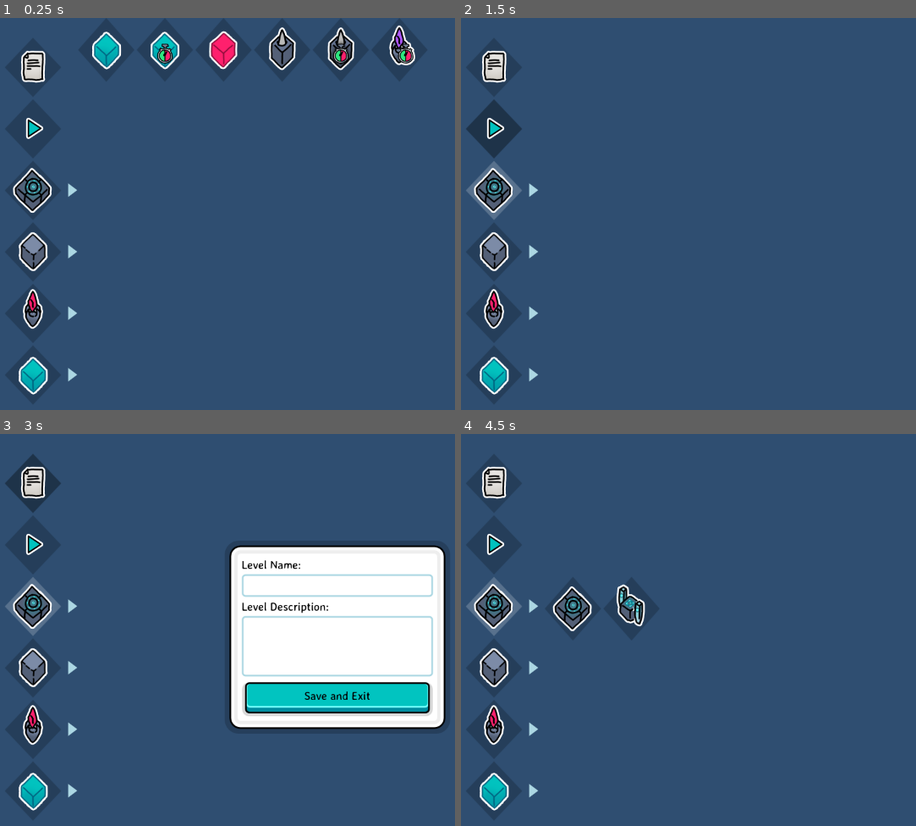
Above: before the commit, frames 1-4 (two rows, left to right).
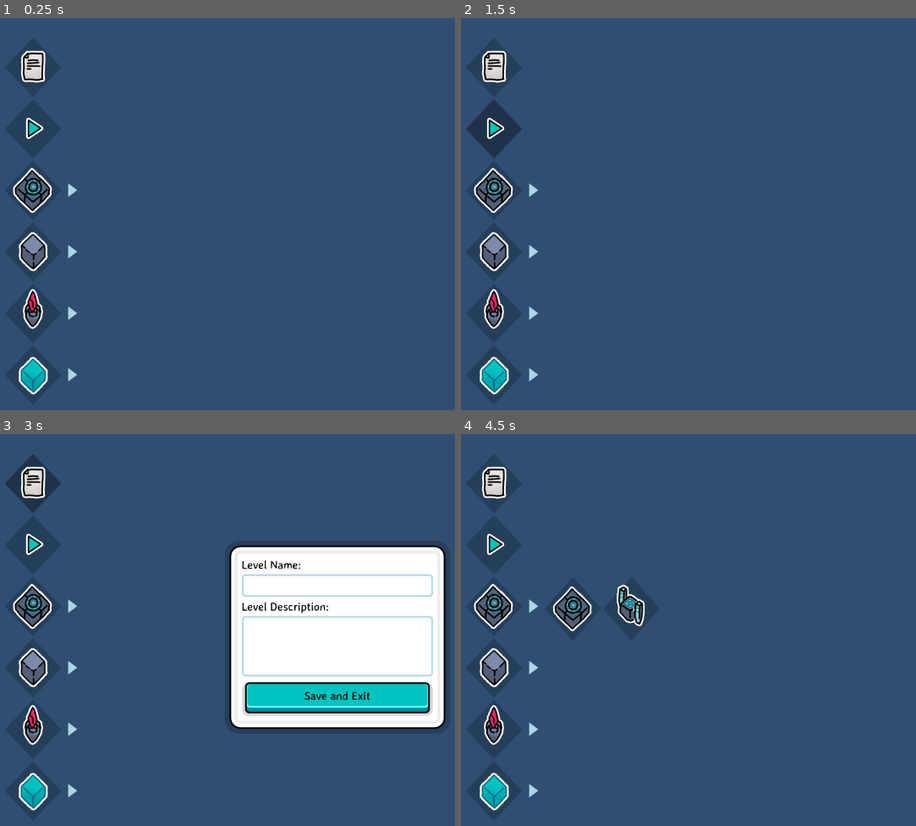
Above: after the commit, the same moments.

Repository: callieco-xyz/Skyward-Trials
Game: Godot game, scene res://objects/ui/screens/editor_screen/editor_screen.tscn
Same seed, same stepped clock (60 frames per second), same inputs: the game is played once before the commit and once after it. This scene is started directly instead of the project's main scene.
Inputs (mouse positions are in pixels of both pictures, inside the frame that each line leads up to):
- Up to frame 1 (0.25 s): no input
- Up to frame 2 (1.5 s): click (492, 190) at 0.52 s; click (492, 127) at 1.25 s
- Up to frame 3 (3 s): click (31, 543) at 2 s; click (31, 484) at 2.75 s
- Up to frame 4 (4.5 s): click (797, 586) at 3.52 s; type "Alex" at 3.6 s; click (797, 645) at 3.75 s; type "12" at 3.83 s; click (533, 606) at 4.27 s

The runs differ from the first frame. In frame 1, 2.6% of the frame differs, in the area x 20-92%, y 1-14%; in frame 2, 0.4%; in frame 3, 0.4%; in frame 4, 0.4%.

Commit message:
Connected editor view now working

Diff:
--- a/main/main.gd
+++ b/main/main.gd
@@ -3,7 +3,7 @@
 
 var main_menu := preload("res://views/main_menu_view/main_menu_view.tscn")
 var play_map := preload("res://views/play_view/play_view.tscn")
-var edit_map := preload("res://objects/tilemaps/edit_map/edit_map.tscn")
+var edit_map := preload("res://views/edit_view/edit_view.tscn")
 
 @onready var game_canvas: CanvasLayer = $Game as CanvasLayer
 
@@ -27,8 +27,8 @@
 
 
 func on_level_edit_pressed(level_info: LevelInfo) -> void:
-	var new_edit_map = edit_map.instantiate() as EditMap
-	new_edit_map.level_info = level_info
+	var new_edit_map = edit_map.instantiate()
+	new_edit_map.set_level_info(level_info)
 	change_level(new_edit_map)
 
 func change_level(new_level_scene: Node) -> void:
--- /dev/null
+++ b/objects/cameras/editor_camera.gd
@@ -0,0 +1,12 @@
+extends Camera2D
+
+
+# Called when the node enters the scene tree for the first time.
+func _ready() -> void:
+	pass # Replace with function body.
+
+
+# Called every frame. 'delta' is the elapsed time since the previous frame.
+func _process(delta: float) -> void:
+	var direction = Input.get_vector("camera_left", "camera_right", "camera_up", "camera_down")
+	position += direction * 1000 * delta
--- /dev/null
+++ b/objects/cameras/editor_camera.tscn
@@ -0,0 +1,6 @@
+[gd_scene load_steps=2 format=3 uid="uid://cqskdx88rntba"]
+
+[ext_resource type="Script" path="res://objects/cameras/editor_camera.gd" id="1_gnhdi"]
+
+[node name="EditorCamera" type="Camera2D"]
+script = ExtResource("1_gnhdi")
--- a/objects/tilemaps/assets/tile_map.tres
+++ b/objects/tilemaps/assets/tile_map.tres
@@ -78,6 +78,19 @@
 1:1/size_in_atlas = Vector2i(1, 2)
 1:1/0 = 0
 1:1/0/texture_origin = Vector2i(0, -50)
+5:2/size_in_atlas = Vector2i(3, 2)
+5:2/0 = 0
+5:2/0/texture_origin = Vector2i(0, -50)
+5:4/0 = 0
+5:4/0/texture_origin = Vector2i(0, -50)
+6:4/0 = 0
+6:4/0/texture_origin = Vector2i(0, -50)
+8:2/size_in_atlas = Vector2i(1, 2)
+8:2/0 = 0
+8:2/0/texture_origin = Vector2i(0, -50)
+9:2/size_in_atlas = Vector2i(1, 2)
+9:2/0 = 0
+9:2/0/texture_origin = Vector2i(0, -50)
 
 [sub_resource type="TileSetScenesCollectionSource" id="TileSetScenesCollectionSource_j1vrr"]
 scenes/1/scene = ExtResource("2_0cmkr")
--- a/objects/tilemaps/edit_map/edit_map.gd
+++ b/objects/tilemaps/edit_map/edit_map.gd
@@ -2,16 +2,17 @@
 
 
 var level_info: LevelInfo
-var tool_id: int
-var tool_coords: Array[Vector2i] = [
-	Vector2i(0,1), Vector2i(8,0), Vector2i(8,1), Vector2i(6,0), Vector2i(6,1), Vector2i(7,0),
-	Vector2i(3,1), Vector2i(3,3), Vector2i(1,1), Vector2i(1,3), Vector2i(2,1), Vector2i(2,3),
-]
+var tool_id: int = tool.GROUND
+var draw_mode := false
+var has_focus := true
 
 enum tool {
 	WALL_BLOCK, SPIKE_BLOCK, SPIKES_OFFSET, BLINK_BLOCK, BLINK_OFFSET, WEAK_BLOCK,
 	TUR_RED, TUR_RED_OFFSET, TUR_GREEN, TUR_GREEN_OFFSET, TUR_PURPLE, TUR_PURPLE_OFFSET,
 	START, END, GROUND, DELETE }
+
+@onready var editor_hint: TileMapLayer = $EditorHint
+@onready var levelmap: TileMapLayer = $LevelMap
 
 
 # Called when the node enters the scene tree for the first time.
@@ -21,5 +22,142 @@
 		level_info = LevelInfo.new()
 
 
-func tool_changed(_new_tool_id) -> void:
-	pass
+func _process(_delta: float) -> void:
+	draw_editor_hint()
+	if draw_mode and Input.is_action_pressed("edit_draw"):
+		draw_tilemap_cell()
+	if draw_mode and Input.is_action_pressed("edit_erase"):
+		erase_tilemap_cell()
+	set_draw_mode()
+
+
+func set_draw_mode() -> void:
+	draw_mode = false
+	var mouse_pos = get_viewport().get_mouse_position()
+	var window_size = get_viewport_rect()
+	if mouse_pos. x < 150:
+		return
+	if mouse_pos.x > window_size.size.x - 150:
+		return
+	if mouse_pos.y < 150:
+		return
+	if mouse_pos.y > window_size.size.y - 150:
+		return
+	var pops = get_tree().get_nodes_in_group("Popup")
+	has_focus = true
+	for popup in pops:
+		if popup.visible:
+			has_focus = false
+	if not has_focus:
+		return
+	draw_mode = true
+
+
+func draw_editor_hint() -> void:
+	editor_hint.clear()
+	if draw_mode:
+		var cell_pos = editor_hint.local_to_map(get_local_mouse_position())
+		draw_editor_cell(editor_hint, cell_pos)
+
+
+func is_cell_in_range(cell: Vector2i) -> bool:
+	if cell.x < 0:
+		return false
+	if cell.x > 63:
+		return false
+	if cell.y < 0:
+		return false
+	if cell.y > 63:
+		return false
+	return true
+
+
+func draw_editor_cell(tilemap: TileMapLayer ,cell_location: Vector2i) -> void:
+	if not is_cell_in_range(cell_location):
+		return
+	match tool_id:
+		tool.WALL_BLOCK:
+			tilemap.set_cell(cell_location, 0, Vector2i(0,1))
+		tool.SPIKE_BLOCK:
+			tilemap.set_cell(cell_location, 0, Vector2i(8,0))
+		tool.SPIKES_OFFSET:
+			tilemap.set_cell(cell_location, 0, Vector2i(8,1))
+		tool.BLINK_BLOCK:
+			tilemap.set_cell(cell_location, 0, Vector2i(6,0))
+		tool.BLINK_OFFSET:
+			tilemap.set_cell(cell_location, 0, Vector2i(6,1))
+		tool.WEAK_BLOCK:
+			tilemap.set_cell(cell_location, 0, Vector2i(7, 0))
+		tool.TUR_RED:
+			tilemap.set_cell(cell_location, 0, Vector2i(3, 1))
+		tool.TUR_RED_OFFSET:
+			tilemap.set_cell(cell_location, 0, Vector2i(3, 3))
+		tool.TUR_GREEN:
+			tilemap.set_cell(cell_location, 0, Vector2i(1, 1))
+		tool.TUR_GREEN_OFFSET:
+			tilemap.set_cell(cell_location, 0, Vector2i(1, 3))
+		tool.TUR_PURPLE:
+			tilemap.set_cell(cell_location, 0, Vector2i(2, 1))
+		tool.TUR_PURPLE_OFFSET:
+			tilemap.set_cell(cell_location, 0, Vector2i(2, 3))
+		tool.START:
+			tilemap.set_cell(cell_location, 0, Vector2i(5, 2))
+		tool.END:
+			tilemap.set_cell(cell_location, 0, Vector2i(6, 4))
+		tool.GROUND:
+			tilemap.set_cell(cell_location, 0, Vector2i(0,0))
+
+
+func draw_tilemap_cell() -> void:
+	var cell_pos = levelmap.local_to_map(get_local_mouse_position())
+	if not is_cell_in_range(cell_pos):
+		return
+	match tool_id:
+		tool.WALL_BLOCK:
+			levelmap.set_cell(cell_pos, 0, Vector2i(0,1))
+		tool.SPIKE_BLOCK:
+			levelmap.set_cell(cell_pos, 0, Vector2i(8,0))
+		tool.SPIKES_OFFSET:
+			levelmap.set_cell(cell_pos, 0, Vector2i(8,1))
+		tool.BLINK_BLOCK:
+			levelmap.set_cell(cell_pos, 0, Vector2i(6,0))
+		tool.BLINK_OFFSET:
+			levelmap.set_cell(cell_pos, 0, Vector2i(6,1))
+		tool.WEAK_BLOCK:
+			levelmap.set_cell(cell_pos, 0, Vector2i(7, 0))
+		tool.TUR_RED:
+			levelmap.set_cell(cell_pos, 0, Vector2i(3, 1))
+		tool.TUR_RED_OFFSET:
+			levelmap.set_cell(cell_pos, 0, Vector2i(3, 3))
+		tool.TUR_GREEN:
+			levelmap.set_cell(cell_pos, 0, Vector2i(1, 1))
+		tool.TUR_GREEN_OFFSET:
+			levelmap.set_cell(cell_pos, 0, Vector2i(1, 3))
+		tool.TUR_PURPLE:
+			levelmap.set_cell(cell_pos, 0, Vector2i(2, 1))
+		tool.TUR_PURPLE_OFFSET:
+			levelmap.set_cell(cell_pos, 0, Vector2i(2, 3))
+		tool.START:
+			levelmap.set_cell(cell_pos, 0, Vector2i(5, 2))
+		tool.END:
+			levelmap.set_cell(cell_pos, 0, Vector2i(6, 4))
+		tool.GROUND:
+			var ground = levelmap.get_cell_tile_data(cell_pos)
+			if ground == null:
+				levelmap.set_cells_terrain_connect([cell_pos], 0,0)
+			elif ground.terrain_set == 0:
+				return
+			else:
+				levelmap.set_cells_terrain_connect([cell_pos], 0,0)
+
+
+
+func erase_tilemap_cell() -> void:
+	var cell_pos = levelmap.local_to_map(get_local_mouse_position())
+	if not is_cell_in_range(cell_pos):
+		return
+	levelmap.erase_cell(cell_pos)
+
+
+func tool_changed(new_tool_id) -> void:
+	tool_id = new_tool_id
--- a/objects/ui/elements/button_group/button_group.gd
+++ b/objects/ui/elements/button_group/button_group.gd
@@ -5,19 +5,22 @@
 
 var popup_offset := Vector2(140.0, 0.0)
 
-@onready var options := $Options
+@onready var options: PopupPanel = $Options
 @onready var cols := $Options/Cols
-@onready var selected_tool := $SelectedTool
+@onready var selected_tool: EditorButton = $SelectedTool
 
 
 func _ready() -> void:
 	if buttons.size() > 0:
-		set_first_button()
+		set_first_button(buttons[0])
 		create_buttons()
 
 
-func set_first_button() -> void:
-	selected_tool.icon = buttons[0].icon
+func set_first_button(button: EditorButtonData) -> void:
+	selected_tool.icon = button.icon
+	selected_tool.tool_id = button.tool_id
+	if selected_tool.tool_id == EditMap.tool.GROUND:
+		selected_tool.button_pressed = true
 
 
 func create_buttons() -> void:
@@ -37,11 +40,17 @@
 	cols.add_child(new_button)
 
 
-func on_tool_button_pressed(_tool_id, icon) -> void:
+func on_tool_button_pressed(tool_id, icon) -> void:
 	selected_tool.icon = icon
+	selected_tool.tool_id = tool_id
 	options.hide()
+	SignalBus.edit_tool_selected.emit(selected_tool.tool_id)
 
 
 func _on_expand_button_pressed() -> void:
 	options.position = global_position + popup_offset
 	options.show()
+
+
+func _on_selected_tool_pressed() -> void:
+	SignalBus.edit_tool_selected.emit(selected_tool.tool_id)
--- a/objects/ui/elements/button_group/button_group.tscn
+++ b/objects/ui/elements/button_group/button_group.tscn
@@ -1,6 +1,7 @@
-[gd_scene load_steps=4 format=3 uid="uid://ch6066bqbymmh"]
+[gd_scene load_steps=5 format=3 uid="uid://ch6066bqbymmh"]
 
 [ext_resource type="Script" path="res://objects/ui/elements/button_group/button_group.gd" id="1_rm0bi"]
+[ext_resource type="Script" path="res://objects/ui/elements/button_group/editor_button.gd" id="2_ilsx2"]
 [ext_resource type="Texture2D" uid="uid://urw4r7giaro0" path="res://components/theme/assets/ui_elements.png" id="2_nfjtw"]
 
 [sub_resource type="AtlasTexture" id="AtlasTexture_bltlc"]
@@ -14,21 +15,23 @@
 custom_minimum_size = Vector2(100, 105)
 layout_mode = 2
 theme_type_variation = &"ToolButton"
-toggle_mode = true
+action_mode = 0
+script = ExtResource("2_ilsx2")
 
 [node name="ExpandButton" type="TextureButton" parent="."]
 layout_mode = 2
 size_flags_vertical = 4
 texture_normal = SubResource("AtlasTexture_bltlc")
 
-[node name="Options" type="PopupPanel" parent="."]
+[node name="Options" type="PopupPanel" parent="." groups=["Popup"]]
+transparent_bg = true
 position = Vector2i(140, 0)
 size = Vector2i(316, 113)
-visible = true
 theme_type_variation = &"ButtonOptionPopup"
 
 [node name="Cols" type="HBoxContainer" parent="Options"]
 offset_right = 316.0
 offset_bottom = 113.0
 
+[connection signal="pressed" from="SelectedTool" to="." method="_on_selected_tool_pressed"]
 [connection signal="pressed" from="ExpandButton" to="." method="_on_expand_button_pressed"]
--- a/objects/ui/elements/button_group/buttons/delete.tres
+++ b/objects/ui/elements/button_group/buttons/delete.tres
@@ -6,5 +6,5 @@
 [resource]
 script = ExtResource("2_m4y2l")
 icon = ExtResource("1_e0ogk")
-tool_id = 13
+tool_id = 15
 tooltip = "Removes any object from the location, alternatively you can use the right mouse button when any other tool is selected."
--- a/objects/ui/elements/button_group/buttons/ground.tres
+++ b/objects/ui/elements/button_group/buttons/ground.tres
@@ -6,5 +6,5 @@
 [resource]
 script = ExtResource("2_1ndi8")
 icon = ExtResource("1_c16m4")
-tool_id = 12
+tool_id = 14
 tooltip = "Places ground tiles to walk upon"
--- a/objects/ui/elements/button_group/editor_button.gd
+++ b/objects/ui/elements/button_group/editor_button.gd
@@ -5,10 +5,9 @@
 
 var tool_id
 
-
 func _ready() -> void:
-	pressed.connect(on_pressed_button)
+	pressed.connect(tool_button_selected)
 
 
-func on_pressed_button() -> void:
+func tool_button_selected() -> void:
 	tool_selected.emit(tool_id, icon)
--- a/objects/ui/screens/editor_screen/editor_screen.tscn
+++ b/objects/ui/screens/editor_screen/editor_screen.tscn
@@ -78,7 +78,7 @@
 layout_mode = 2
 buttons = Array[ExtResource("3_trccg")]([ExtResource("17_tiudu"), ExtResource("18_la6ba"), ExtResource("19_od8i3"), ExtResource("20_vlcgf"), ExtResource("21_uuv75")])
 
-[node name="LevelInfo" type="PopupPanel" parent="."]
+[node name="LevelInfo" type="PopupPanel" parent="." groups=["Popup"]]
 initial_position = 1
 size = Vector2i(400, 342)
 
--- a/project.godot
+++ b/project.godot
@@ -45,6 +45,7 @@
 
 GameCanvas=""
 Map=""
+Popup=""
 
 [gui]
 
@@ -85,6 +86,36 @@
 "events": [Object(InputEventKey,"resource_local_to_scene":false,"resource_name":"","device":-1,"window_id":0,"alt_press …(195 unchanged characters)…
 ]
 }
+edit_draw={
+"deadzone": 0.5,
+"events": [Object(InputEventMouseButton,"resource_local_to_scene":false,"resource_name":"","device":-1,"window_id":0,"alt_pressed":false,"shift_pressed":false,"ctrl_pressed":false,"meta_pressed":false,"button_mask":0,"position":Vector2(0, 0),"global_position":Vector2(0, 0),"factor":1.0,"button_index":1,"canceled":false,"pressed":false,"double_click":false,"script":null)
+]
+}
+edit_erase={
+"deadzone": 0.5,
+"events": [Object(InputEventMouseButton,"resource_local_to_scene":false,"resource_name":"","device":-1,"window_id":0,"alt_pressed":false,"shift_pressed":false,"ctrl_pressed":false,"meta_pressed":false,"button_mask":0,"position":Vector2(0, 0),"global_position":Vector2(0, 0),"factor":1.0,"button_index":2,"canceled":false,"pressed":false,"double_click":false,"script":null)
+]
+}
+camera_up={
+"deadzone": 0.5,
+"events": [Object(InputEventKey,"resource_local_to_scene":false,"resource_name":"","device":-1,"window_id":0,"alt_pressed":false,"shift_pressed":false,"ctrl_pressed":false,"meta_pressed":false,"pressed":false,"keycode":0,"physical_keycode":87,"key_label":0,"unicode":119,"location":0,"echo":false,"script":null)
+]
+}
+camera_down={
+"deadzone": 0.5,
+"events": [Object(InputEventKey,"resource_local_to_scene":false,"resource_name":"","device":-1,"window_id":0,"alt_pressed":false,"shift_pressed":false,"ctrl_pressed":false,"meta_pressed":false,"pressed":false,"keycode":0,"physical_keycode":83,"key_label":0,"unicode":115,"location":0,"echo":false,"script":null)
+]
+}
+camera_left={
+"deadzone": 0.5,
+"events": [Object(InputEventKey,"resource_local_to_scene":false,"resource_name":"","device":-1,"window_id":0,"alt_pressed":false,"shift_pressed":false,"ctrl_pressed":false,"meta_pressed":false,"pressed":false,"keycode":0,"physical_keycode":65,"key_label":0,"unicode":97,"location":0,"echo":false,"script":null)
+]
+}
+camera_right={
+"deadzone": 0.5,
+"events": [Object(InputEventKey,"resource_local_to_scene":false,"resource_name":"","device":-1,"window_id":0,"alt_pressed":false,"shift_pressed":false,"ctrl_pressed":false,"meta_pressed":false,"pressed":false,"keycode":0,"physical_keycode":68,"key_label":0,"unicode":100,"location":0,"echo":false,"script":null)
+]
+}
 
 [rendering]
 
--- /dev/null
+++ b/views/edit_view/edit_view.gd
@@ -0,0 +1,5 @@
+extends Node2D
+
+
+func set_level_info(level_info: LevelInfo) -> void:
+	$EditMap.level_info = level_info
--- /dev/null
+++ b/views/edit_view/edit_view.tscn
@@ -0,0 +1,18 @@
+[gd_scene load_steps=5 format=3 uid="uid://dwyseslnbx08g"]
+
+[ext_resource type="PackedScene" uid="uid://d08dj2nde4i82" path="res://objects/tilemaps/edit_map/edit_map.tscn" id="1_25nhu"]
+[ext_resource type="Script" path="res://views/edit_view/edit_view.gd" id="1_dvp2h"]
+[ext_resource type="PackedScene" uid="uid://bs88txmkt1ib8" path="res://objects/ui/screens/editor_screen/editor_screen.tscn" id="2_gttsg"]
+[ext_resource type="PackedScene" uid="uid://cqskdx88rntba" path="res://objects/cameras/editor_camera.tscn" id="2_tw1y3"]
+
+[node name="EditView" type="Node2D"]
+script = ExtResource("1_dvp2h")
+
+[node name="EditMap" parent="." instance=ExtResource("1_25nhu")]
+
+[node name="EditorCamera" parent="." instance=ExtResource("2_tw1y3")]
+zoom = Vector2(0.5, 0.5)
+
+[node name="UI" type="CanvasLayer" parent="."]
+
+[node name="EditorScreen" parent="UI" instance=ExtResource("2_gttsg")]
